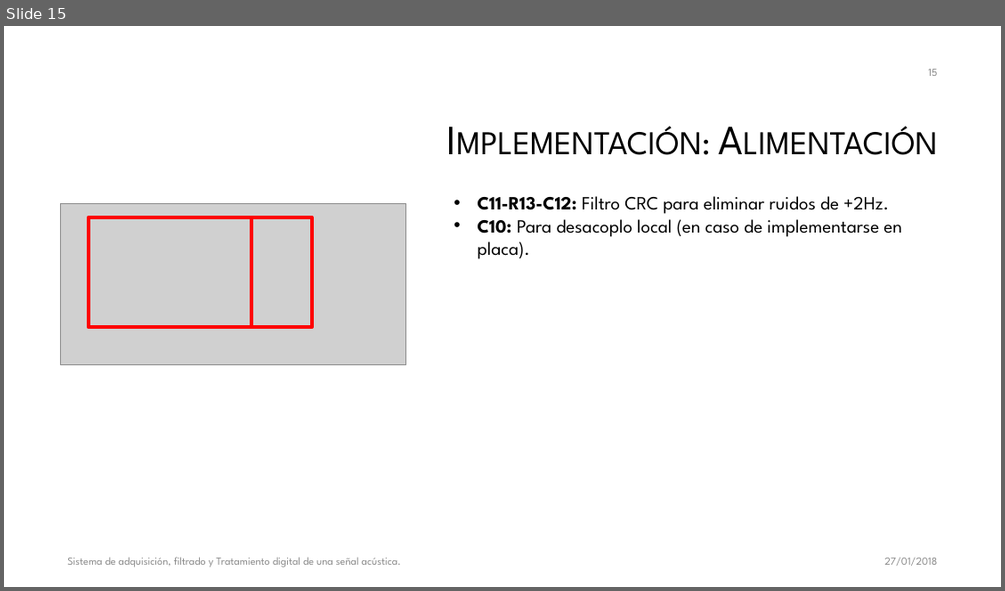
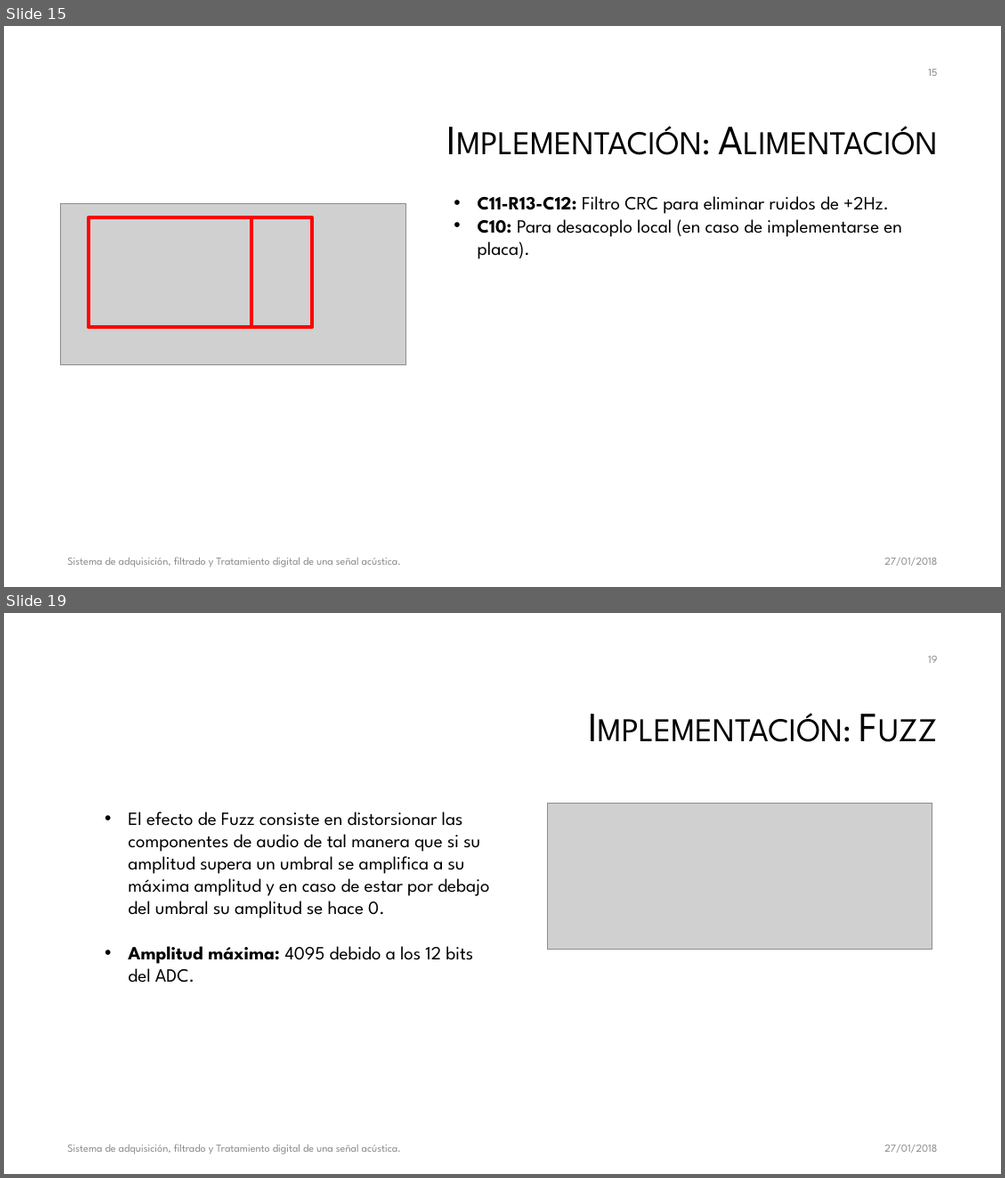
Before and after one commit to galledohm/Prueba1, a slide deck: Subsis/Presentación/Sistema de adquisición, filtrado y Tratamiento digital.pptx. Shown one above the other, each under a label of ours: slide 15 before the commit, slides 15 and 19 after it; the slides between them are not shown. The pictures are 1005x591 and 1005x1178 pixels, drawn with LibreOffice and Linux fonts; fonts in the diff are those of the drawing; grey boxes stand for pictures; background and template pictures are left out. Boxes give left, top, right and bottom in pixels: in the first picture for what was removed or moved away, otherwise in the second. Text is boxed around its words. In the diff, an @@ line names an element or a change of style, - is before the commit and + after.

Commit message:
Primera descripción de los efectos

```diff
--- a/Subsis/Presentación/Sistema de adquisición, filtrado y Tratamiento digital.pptx
+++ b/Subsis/Presentación/Sistema de adquisición, filtrado y Tratamiento digital.pptx
@@ slide 19 added at (4, 613, 1001, 1174), background #FFFFFF @@
@@ page number added at (928, 656, 937, 663), 10.5 pt, text #8C8C8C @@
+19
@@ text added at (128, 811, 489, 982), 18 pt, text #000000 @@
+  • El efecto de Fuzz consiste en distorsionar las componentes de audio de tal manera que si su amplitud supera un umbral se amplifica a su máxima amplitud y en caso de estar por debajo del umbral su amplitud se hace 0.
+  • Amplitud máxima: 4095 debido a los 12 bits del ADC.
@@ title added at (221, 812, 255, 826), 40 pt, text #000000, small capitals @@
+Implementación: Fuzz
@@ picture added at (548, 803, 932, 949) @@
@@ text added at (67, 1143, 401, 1154), 10.5 pt, text #8C8C8C @@
+Sistema de adquisición, filtrado y Tratamiento digital de una señal acústica.
@@ text added at (884, 1144, 937, 1152), 10.5 pt, text #8C8C8C @@
+27/01/2018
```
Also in this commit, not shown: 4 slides changed, 6 other slides added.
